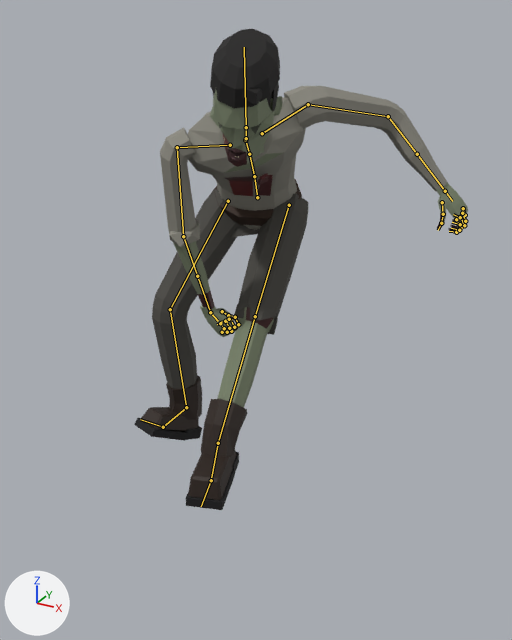
Two versions of the glTF model output/zombies/zombie_walker_shambler.glb, one commit apart.
The view is the same before and after, from a camera (50 mm lens) standing at (1.091, -1.572, 1.422) and looking at (0.238, -0.021, 0.646). Arrows for +X, +Y and +Z are at lower left; the lights stay in place. The older version comes first. Both versions are drawn at frame 13 of the action 'Skill_Ground_Slam'; the numbers are the values there. The bones that change, and the others that lie on the model, are drawn over the model as lines.

In view in the first picture: 'Zombie_Walker_Shambler_Body'.
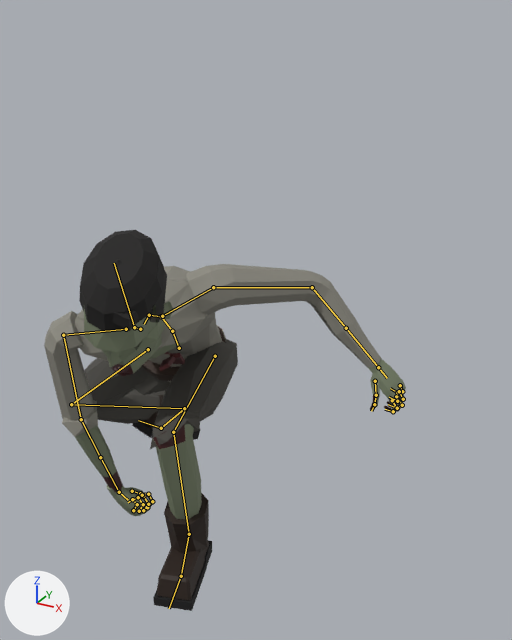
Boxes (x1, y1, x2, y2) around the edits, measured in the pictures (512 x 640 px):
```json
{"object": "Zombie_Walker_Shambler_Body", "change": "posed", "before": [134, 29, 468, 510], "after": [44, 230, 406, 611], "on screen": "8% wider, 21% shorter"}
{"bone": "mixamorig:Hips", "before": "(257, 197) to (254, 176)", "after": "(179, 348) to (172, 331)"}
{"bone": "mixamorig:LeftUpLeg", "before": "(289, 205) to (255, 316)", "after": "(215, 356) to (173, 432)"}
{"bone": "mixamorig:LeftLeg", "before": "(255, 316) to (218, 443)", "after": "(173, 432) to (189, 534)"}
{"bone": "mixamorig:LeftFoot", "before": "(218, 443) to (211, 480)", "after": "(189, 534) to (181, 576)"}
{"bone": "mixamorig:RightUpLeg", "before": "(228, 201) to (170, 309)", "after": "(148, 349) to (71, 404)"}
{"bone": "mixamorig:RightLeg", "before": "(170, 309) to (186, 407)", "after": "(71, 404) to (184, 408)"}
{"bone": "mixamorig:RightFoot", "before": "(186, 407) to (163, 427)", "after": "(184, 408) to (161, 428)"}
```

Scene script edits in JSON lines:
```json
{"block": "bone_mixamorig_hips", "where": "bone_mixamorig_hips = bpy.data.objects['Zombie_Walker_Shambler_Armature'].pose.bones['mixamorig:Hips']"}
{"op": "set", "path": "bone_mixamorig_hips.location", "old": "(0.0, -0.049, -0.427)", "new": "(0.0, -0.415, 0.029)"}
{"block": "bone_mixamorig_leftupleg", "where": "bone_mixamorig_leftupleg = bpy.data.objects['Zombie_Walker_Shambler_Armature'].pose.bones['mixamorig:LeftUpLeg']  # child of 'mixamorig:Hips'"}
{"op": "set", "path": "bone_mixamorig_leftupleg.rotation_quaternion", "old": "(0.726, 0.666, 0.161, 0.059)", "new": "(0.321, 0.642, 0.316, 0.621)", "note": "degrees (86, 9, 18) -> degrees (92, -36, 88)"}
{"block": "bone_mixamorig_leftleg", "where": "bone_mixamorig_leftleg = bpy.data.objects['Zombie_Walker_Shambler_Armature'].pose.bones['mixamorig:LeftLeg']  # child of 'mixamorig:LeftUpLeg'"}
{"op": "set", "path": "bone_mixamorig_leftleg.rotation_quaternion", "old": "(1.0, 0.02, -0.006, -0.006)", "new": "(0.527, -0.452, -0.333, -0.638)", "note": "degrees (2, -1, -1) -> degrees (-8, -68, -95)"}
{"block": "bone_mixamorig_leftfoot", "where": "bone_mixamorig_leftfoot = bpy.data.objects['Zombie_Walker_Shambler_Armature'].pose.bones['mixamorig:LeftFoot']  # child of 'mixamorig:LeftLeg'"}
{"op": "set", "path": "bone_mixamorig_leftfoot.rotation_quaternion", "old": "(0.896, -0.412, -0.09, 0.14)", "new": "(0.983, 0.088, -0.073, 0.144)", "note": "degrees (-50, -3, 19) -> degrees (9, -10, 16)"}
{"block": "bone_mixamorig_rightupleg", "where": "bone_mixamorig_rightupleg = bpy.data.objects['Zombie_Walker_Shambler_Armature'].pose.bones['mixamorig:RightUpLeg']  # child of 'mixamorig:Hips'"}
{"op": "set", "path": "bone_mixamorig_rightupleg.rotation_quaternion", "old": "(-0.802, -0.563, -0.157, 0.122)", "new": "(-0.865, -0.255, -0.252, 0.351)", "note": "degrees (70, 23, -1) -> degrees (20, 38, -37)"}
{"block": "bone_mixamorig_rightleg", "where": "bone_mixamorig_rightleg = bpy.data.objects['Zombie_Walker_Shambler_Armature'].pose.bones['mixamorig:RightLeg']  # child of 'mixamorig:RightUpLeg'"}
{"op": "set", "path": "bone_mixamorig_rightleg.rotation_quaternion", "old": "(0.933, -0.329, 0.029, 0.142)", "new": "(0.491, -0.23, -0.36, 0.759)", "note": "degrees (-38, 9, 14) -> degrees (-51, 0, 114)"}
{"block": "bone_mixamorig_rightfoot", "where": "bone_mixamorig_rightfoot = bpy.data.objects['Zombie_Walker_Shambler_Armature'].pose.bones['mixamorig:RightFoot']  # child of 'mixamorig:RightLeg'"}
{"op": "set", "path": "bone_mixamorig_rightfoot.rotation_quaternion", "old": "(0.969, 0.192, 0.068, -0.141)", "new": "(0.66, 0.519, -0.227, -0.495)", "note": "degrees (21, 11, -15) -> degrees (68, 12, -65)"}
```
